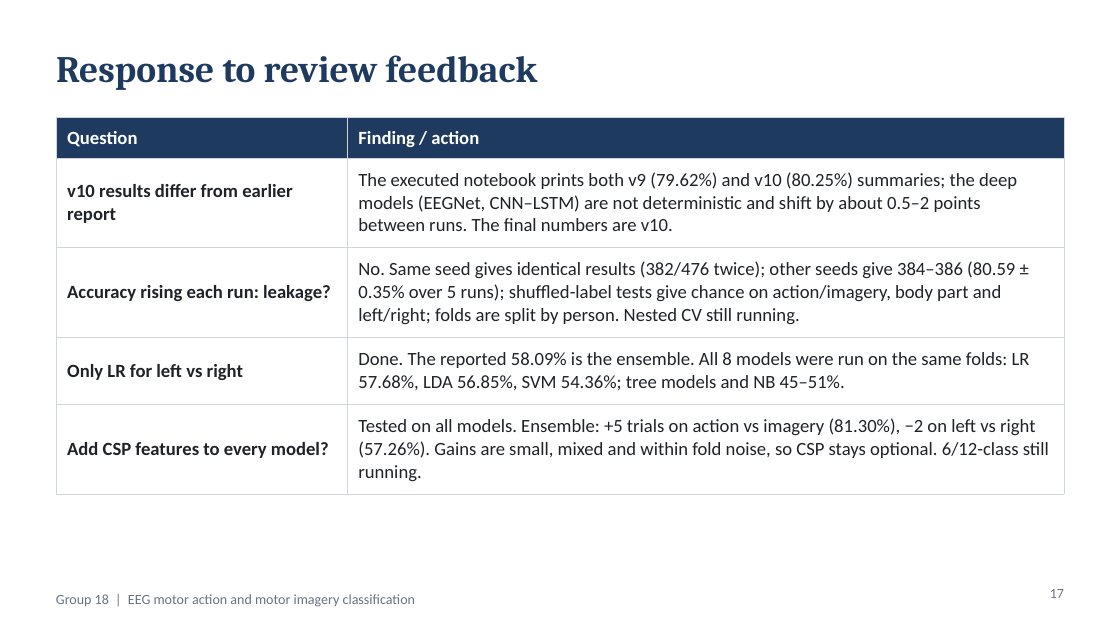
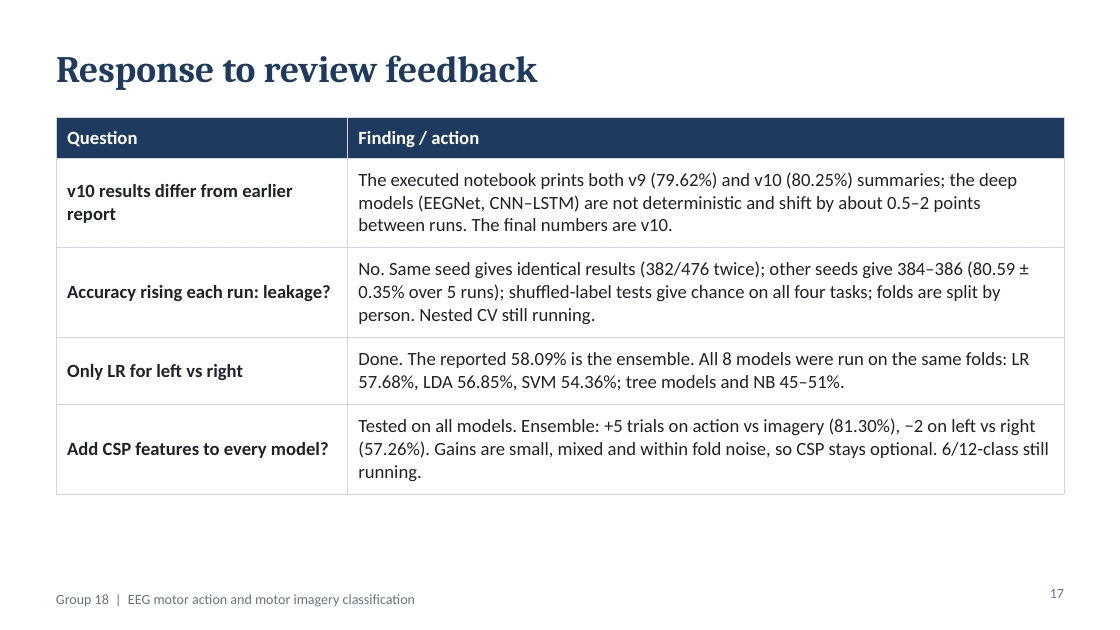
Before and after one commit to tanaydarshan/bci-motor-imagery-grp18, a slide deck: slide 17 of presentation/BCI_Group18_Review.pptx. Drawn at 1120x630 pixels with LibreOffice and Linux fonts; fonts in the diff are those of the drawing. Boxes give left, top, right and bottom in pixels: in the first picture for what was removed or moved away, otherwise in the second. Text is boxed around its words. In the diff, an @@ line names an element or a change of style, - is before the commit and + after.

```diff
--- a/presentation/BCI_Group18_Review.pptx
+++ b/presentation/BCI_Group18_Review.pptx
@@ table at box(56, 118, 1064, 485) @@
-row 3, column 2: No. Same seed gives identical results (382/476 twice); other seeds give 384–386 (80.59 ± 0.35% over 5 runs); shuffled-label tests give chance on action/imagery, body part and left/right; folds are split by person. Nested CV still running.
+row 3, column 2: No. Same seed gives identical results (382/476 twice); other seeds give 384–386 (80.59 ± 0.35% over 5 runs); shuffled-label tests give chance on all four tasks; folds are split by person. Nested CV still running.
```
Also in this commit, not shown: 1 other slide changed, 2 other files.
